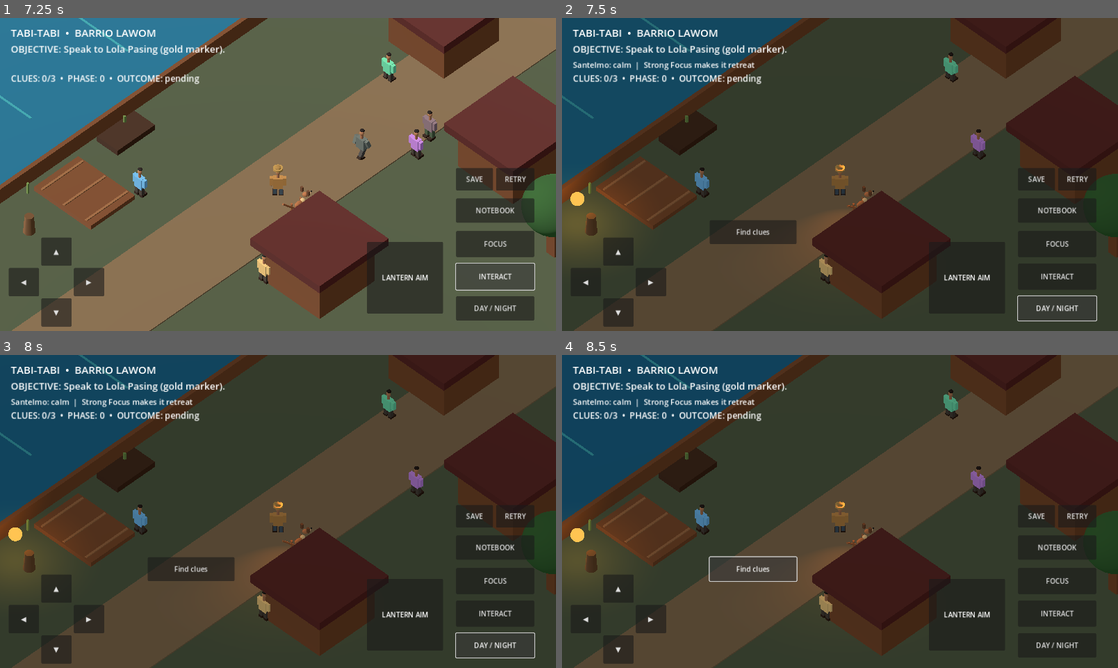
Above: before the commit, frames 1-4 (two rows, left to right).
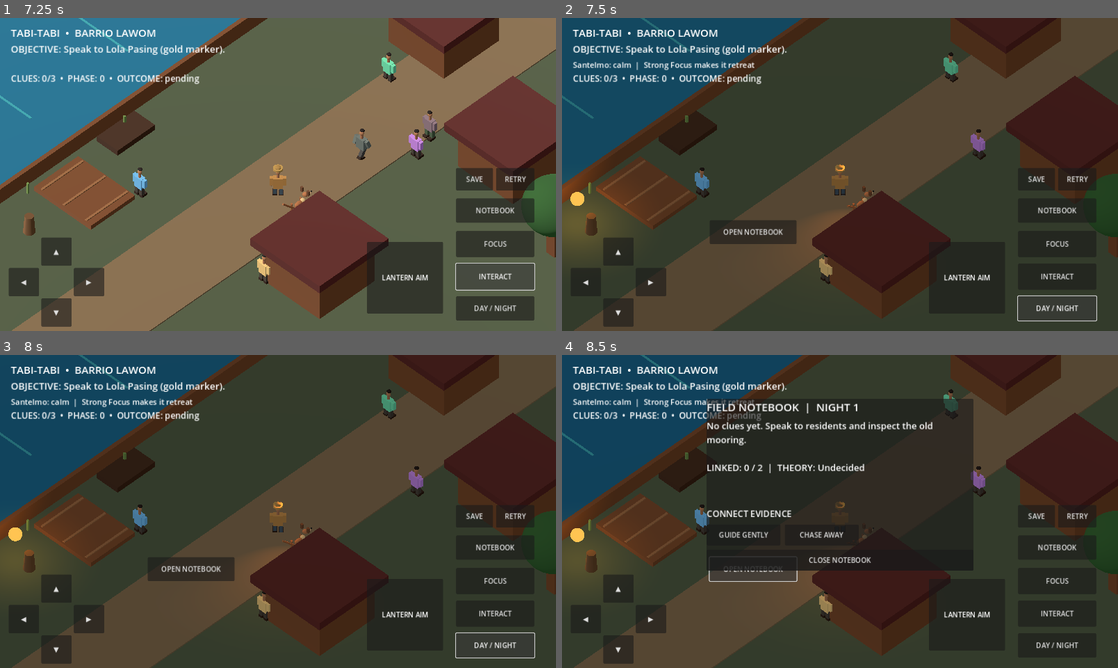
Above: after the commit, the same moments.

Repository: LokiJ07/Tabi-tabi
Game: Godot game, scene res://scenes/main.tscn
Two runs of this game, one before a commit and one after it. Both use one fixed random seed, a clock stepped at 60 frames per second and the inputs below.
Inputs:
- Up to frame 1 (7.25 s): click "RETRY" at 0.5 s; click "RETRY" at 1.25 s; click "RETRY" at 2 s; click "◀" at 2.75 s; click "▶" at 3.5 s; click "▲" at 4.25 s; click "▼" at 5 s; click "FOCUS" at 5.75 s; click "INTERACT" at 6.5 s
- Up to frame 2 (7.5 s): click "DAY / NIGHT" at 7.25 s
- Up to frame 3 (8 s): no input
- Up to frame 4 (8.5 s): click "Find clues" (after the commit: "OPEN NOTEBOOK") at 8 s

Frame 1 is identical in both runs. In frame 2, 0.1% of the frame differs, in the area x 29-40%, y 67-70%; in frame 3, 0.1%; in frame 4, 14%, in the area x 26-74%, y 14-70%.

Commit message:
feat: notebook evidence linking gates Night 1 Santelmo encounter

Diff:
--- a/scripts/main.gd
+++ b/scripts/main.gd
@@ -48,6 +48,8 @@
 var notebook_body: Label
 var notebook_guide: Button
 var notebook_chase: Button
+var link_light_button: Button
+var link_ledger_button: Button
 var touch_axes := Vector2.ZERO
 var focus_held := false
 var manual_aim := Vector2.ZERO
@@ -461,7 +463,7 @@
 	notebook_panel.anchor_right = 0.74
 	notebook_panel.anchor_top = 0.14
 	notebook_panel.anchor_bottom = 0.14
-	notebook_panel.offset_bottom = 325
+	notebook_panel.offset_bottom = 395
 	root.add_child(notebook_panel)
 	var stack := VBoxContainer.new()
 	stack.add_theme_constant_override("separation", 10)
@@ -475,6 +477,20 @@
 	notebook_body.add_theme_font_size_override("font_size", 21)
 	notebook_body.size_flags_vertical = Control.SIZE_EXPAND_FILL
 	stack.add_child(notebook_body)
+	var links_label := Label.new()
+	links_label.text = "CONNECT EVIDENCE"
+	links_label.add_theme_font_size_override("font_size", 20)
+	stack.add_child(links_label)
+	link_light_button = Button.new()
+	link_light_button.text = "LINK: DADO + MOORING"
+	link_light_button.custom_minimum_size = Vector2(260, 45)
+	link_light_button.pressed.connect(func(): _link_clues("light_mooring"))
+	stack.add_child(link_light_button)
+	link_ledger_button = Button.new()
+	link_ledger_button.text = "LINK: MOORING + MARA"
+	link_ledger_button.custom_minimum_size = Vector2(270, 45)
+	link_ledger_button.pressed.connect(func(): _link_clues("ledger_mooring"))
+	stack.add_child(link_ledger_button)
 	var theory_row := HBoxContainer.new()
 	theory_row.add_theme_constant_override("separation", 10)
 	stack.add_child(theory_row)
@@ -642,7 +658,7 @@
 	elif not is_night:
 		objective.text = "Inspect mooring and speak to Mara, then begin night when ready."
 	elif story.phase == 0:
-		objective.text = "Find three clues (Dado, mooring, Mara), then BEGIN at the river."
+		objective.text = "Collect 3 clues, link evidence pairs in NOTEBOOK, then BEGIN."
 	elif story.phase == 1:
 		objective.text = "Stage 1: Study the light; let its alarm settle, then OBSERVE."
 	elif story.phase == 2:
@@ -660,7 +676,7 @@
 	if not is_night:
 		names = ["", "", ""]
 	elif story.phase == 0:
-		names = ["BEGIN" if story.can_begin() else "Find clues", "", ""]
+		names = ["BEGIN" if story.can_begin() else "OPEN NOTEBOOK", "", ""]
 	elif story.phase == 1:
 		names = ["OBSERVE", "", "RETREAT"]
 	elif story.phase == 2:
@@ -679,9 +695,12 @@
 	if not is_night or story.outcome != "":
 		return
 	if story.phase == 0:
-		if index == 0 and story.begin():
-			_save_story_silent()
-			_show_dialogue("The first light rises above the old bank. Watch its response, and do not chase it into the river.")
+		if index == 0:
+			if story.begin():
+				_save_story_silent()
+				_show_dialogue("The first light rises above the old bank. Watch its response, and do not chase it into the river.")
+			else:
+				_open_notebook()
 	elif story.phase == 1:
 		if index == 2:
 			_commit_night("partial")
@@ -768,9 +787,23 @@
 	if lines.is_empty():
 		lines.append("No clues yet. Speak to residents and inspect the old mooring.")
 	var theory_name := "Guide gently" if story.hypothesis == "guide" else "Chase away" if story.hypothesis == "chase" else "Undecided"
-	notebook_body.text = "\n".join(lines) + "\n\nPRIVATE THEORY: " + theory_name
+	notebook_body.text = "\n".join(lines) + "\n\nLINKED: %d / 2  |  THEORY: %s" % [story.evidence_links.size(), theory_name]
+	link_light_button.visible = story.clues.has("light_retreat") and story.clues.has("old_mooring")
+	link_light_button.disabled = story.phase > 0 or story.evidence_links.has("light_mooring")
+	link_light_button.text = "LINKED: DADO + MOORING" if story.evidence_links.has("light_mooring") else "LINK: DADO + MOORING"
+	link_ledger_button.visible = story.clues.has("old_mooring") and story.clues.has("boatman_name")
+	link_ledger_button.disabled = story.phase > 0 or story.evidence_links.has("ledger_mooring")
+	link_ledger_button.text = "LINKED: MOORING + MARA" if story.evidence_links.has("ledger_mooring") else "LINK: MOORING + MARA"
 	notebook_guide.disabled = story.outcome != ""
 	notebook_chase.disabled = story.outcome != ""
+
+
+func _link_clues(id: String) -> void:
+	if story.link_evidence(id):
+		_save_story_silent()
+		_refresh_choices()
+		_update_objective()
+	_refresh_notebook()
 
 
 func _select_theory(value: String) -> void:
--- a/scripts/narrative/night01_state.gd
+++ b/scripts/narrative/night01_state.gd
@@ -5,6 +5,7 @@
 const REQUIRED := ["light_retreat", "old_mooring", "boatman_name"]
 const RESULTS := ["resolve", "drive_away", "partial"]
 var clues: Dictionary = {}
+var evidence_links: Dictionary = {}
 var hypothesis := ""
 var phase := 0
 var outcome := ""
@@ -28,6 +29,26 @@
 	hypothesis = value
 
 
+func link_evidence(id: String) -> bool:
+	if phase != 0 or outcome != "" or evidence_links.has(id):
+		return false
+	match id:
+		"light_mooring":
+			if not clues.has("light_retreat") or not clues.has("old_mooring"):
+				return false
+		"ledger_mooring":
+			if not clues.has("old_mooring") or not clues.has("boatman_name"):
+				return false
+		_:
+			return false
+	evidence_links[id] = true
+	return true
+
+
+func has_linked_evidence() -> bool:
+	return evidence_links.has("light_mooring") and evidence_links.has("ledger_mooring")
+
+
 func has_complete_evidence() -> bool:
 	for id in REQUIRED:
 		if not clues.has(id):
@@ -36,7 +57,7 @@
 
 
 func can_begin() -> bool:
-	return outcome == "" and phase == 0 and has_complete_evidence()
+	return outcome == "" and phase == 0 and has_complete_evidence() and has_linked_evidence()
 
 
 func begin() -> bool:
@@ -100,6 +121,7 @@
 	return {
 		"schema": 1,
 		"clues": clues.duplicate(true),
+		"evidence_links": evidence_links.duplicate(true),
 		"hypothesis": hypothesis,
 		"phase": phase,
 		"outcome": outcome,
@@ -127,6 +149,13 @@
 	for id in REQUIRED:
 		if input_clues.get(id, false) == true:
 			clues[id] = true
+	evidence_links = {}
+	var raw_links: Variant = raw.get("evidence_links", {})
+	if typeof(raw_links) == TYPE_DICTIONARY:
+		if raw_links.get("light_mooring", false) == true and clues.has("light_retreat") and clues.has("old_mooring"):
+			evidence_links["light_mooring"] = true
+		if raw_links.get("ledger_mooring", false) == true and clues.has("old_mooring") and clues.has("boatman_name"):
+			evidence_links["ledger_mooring"] = true
 	hypothesis = str(raw.get("hypothesis", ""))
 	phase = restored_phase
 	outcome = restored_result
--- a/tests/night01_state_test.gd
+++ b/tests/night01_state_test.gd
@@ -22,6 +22,13 @@
 	check(m.observe_clue("old_mooring"), "second clue")
 	check(m.observe_clue("boatman_name"), "third clue")
 	check(m.has_complete_evidence(), "three kinds of evidence")
+	check(not m.can_begin(), "unlinked clues cannot start encounter")
+	check(not m.link_evidence("invalid"), "unknown link rejected")
+	check(m.link_evidence("light_mooring"), "link light with location")
+	check(not m.link_evidence("light_mooring"), "duplicate link ignored")
+	check(not m.can_begin(), "both links necessary")
+	check(m.link_evidence("ledger_mooring"), "link ledger to mooring")
+	check(m.can_begin(), "both linked evidence pairs allow encounter")
 	m.choose_hypothesis("attack")
 	m.choose_hypothesis("guide")
 	check(m.revision_count == 1, "revising hypothesis allowed")
@@ -40,6 +47,9 @@
 	var snapshot = NightModel.new()
 	for clue in NightModel.REQUIRED:
 		snapshot.observe_clue(clue)
+	check(not snapshot.begin(), "evidence-only checkpoint cannot start")
+	check(snapshot.link_evidence("light_mooring"), "snapshot link one")
+	check(snapshot.link_evidence("ledger_mooring"), "snapshot link two")
 	check(snapshot.begin(), "start before save")
 	check(snapshot.advance_observation(), "phase two checkpoint")
 	var checkpoint_copy = NightModel.new()
@@ -49,17 +59,22 @@
 	var restored = NightModel.new()
 	check(restored.from_dict(m.to_dict()), "restore save")
 	check(restored.outcome == "resolve", "saved outcome persists")
+	check(restored.has_linked_evidence(), "linked clues survive save and load")
 	check(restored.committed_events.size() == 1, "no duplicate events")
 	check(not restored.commit_result("partial"), "cannot duplicate outcome after load")
 	var second = NightModel.new()
 	for clue in NightModel.REQUIRED:
 		second.observe_clue(clue)
+	second.link_evidence("light_mooring")
+	second.link_evidence("ledger_mooring")
 	second.begin()
 	check(second.accept_partial(), "partial is safe exit")
 	check(second.outcome == "partial", "partial committed")
 	var third = NightModel.new()
 	for clue in NightModel.REQUIRED:
 		third.observe_clue(clue)
+	third.link_evidence("light_mooring")
+	third.link_evidence("ledger_mooring")
 	third.begin()
 	third.advance_observation()
 	third.choose_reflection("current_aligned")
Not shown, added: docs/G3_EVIDENCE_LINKING.md
